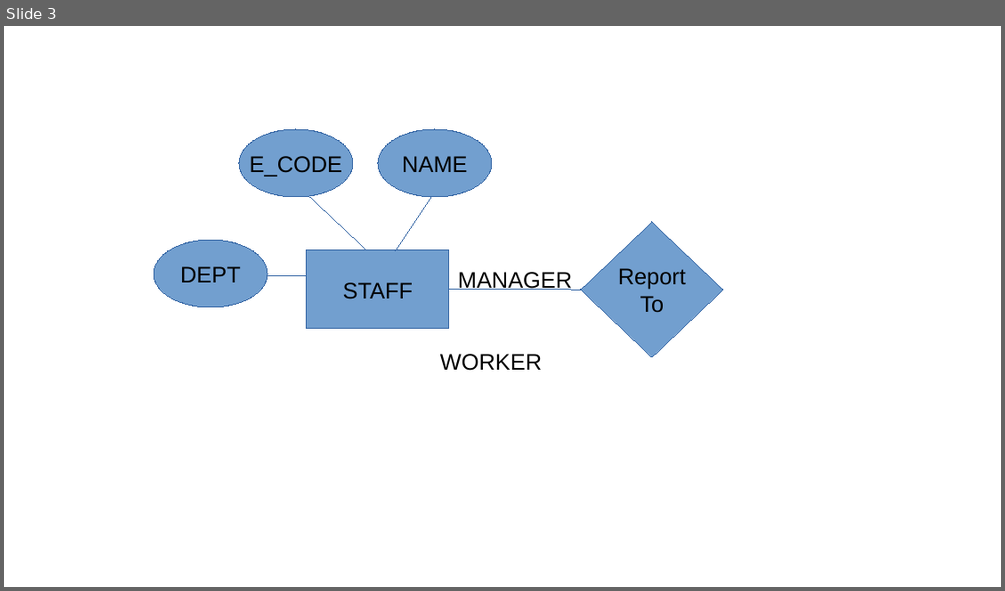
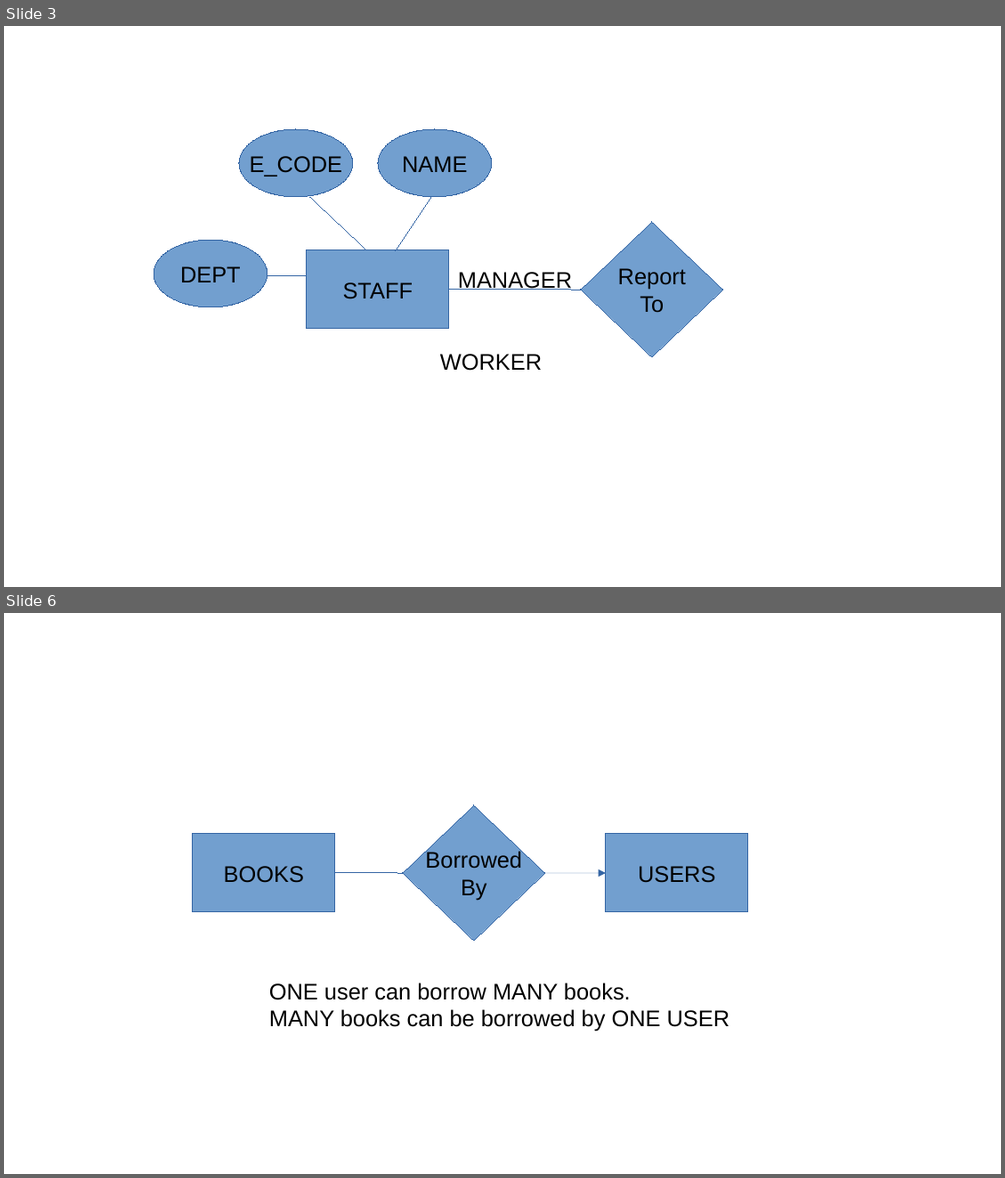
Before and after one commit to rajkumarananthu/workspace, a slide deck: GATE/images/gate_images.pptx. Shown one above the other, each under a label of ours: slide 3 before the commit, slides 3 and 6 after it; the slides between them are not shown. The pictures are 1005x591 and 1005x1178 pixels, drawn with LibreOffice and Linux fonts; fonts in the diff are those of the drawing. Boxes give left, top, right and bottom in pixels: in the first picture for what was removed or moved away, otherwise in the second. Text is boxed around its words. In the diff, an @@ line names an element or a change of style, - is before the commit and + after.

```diff
--- a/GATE/images/gate_images.pptx
+++ b/GATE/images/gate_images.pptx
@@ slide 6 added at box(4, 613, 1001, 1174), background #FFFFFF @@
@@ freeform shape added at box(403, 805, 545, 941), fill #729FCF, outline #3465A4 0.75 pt, 18 pt, text #000000 @@
+Borrowed
+By
@@ rectangle added at box(193, 834, 335, 911), fill #729FCF, outline #3465A4 0.75 pt, 18 pt, text #000000 @@
+BOOKS
@@ rectangle added at box(606, 834, 747, 911), fill #729FCF, outline #3465A4 0.75 pt, 18 pt, text #000000 @@
+USERS
@@ line added from (335, 873) to (403, 873), #3465A4 0.75 pt @@
@@ arrow added from (545, 873) to (606, 873), #3465A4 0.75 pt @@
@@ text added at box(269, 982, 730, 1031), 18 pt, text #000000 @@
+ONE user can borrow MANY books.
+MANY books can be borrowed by ONE USER
```
Also in this commit, not shown: 3 other slides added, 5 other files.
